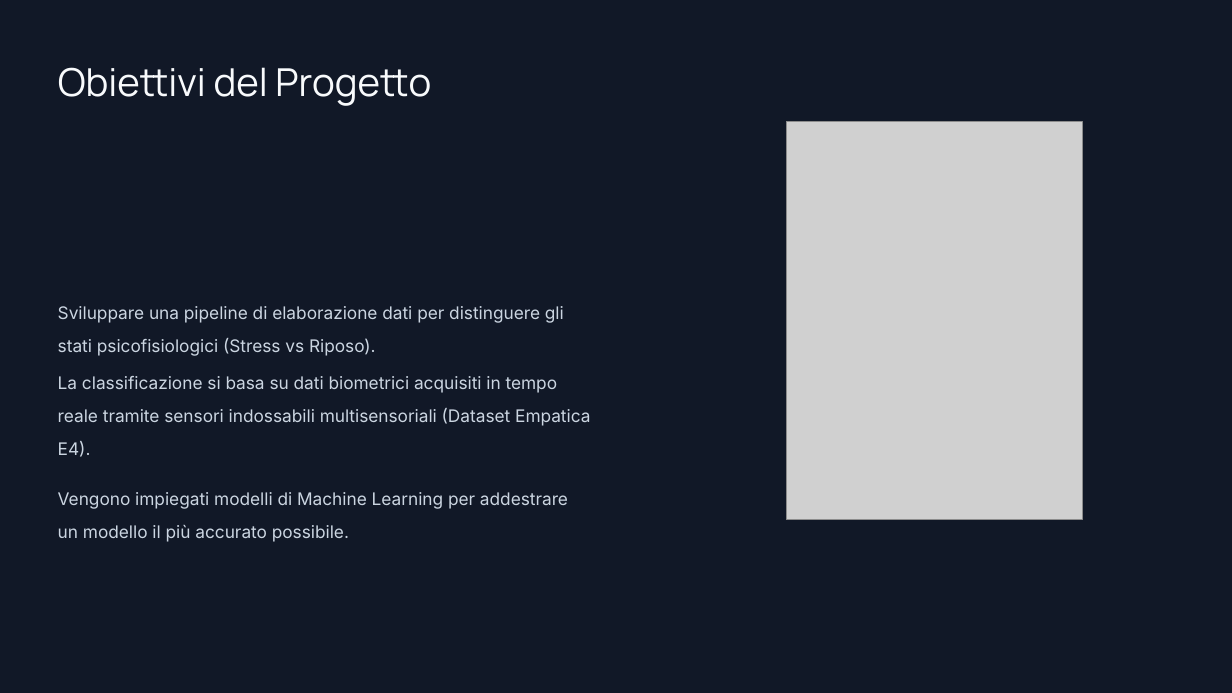
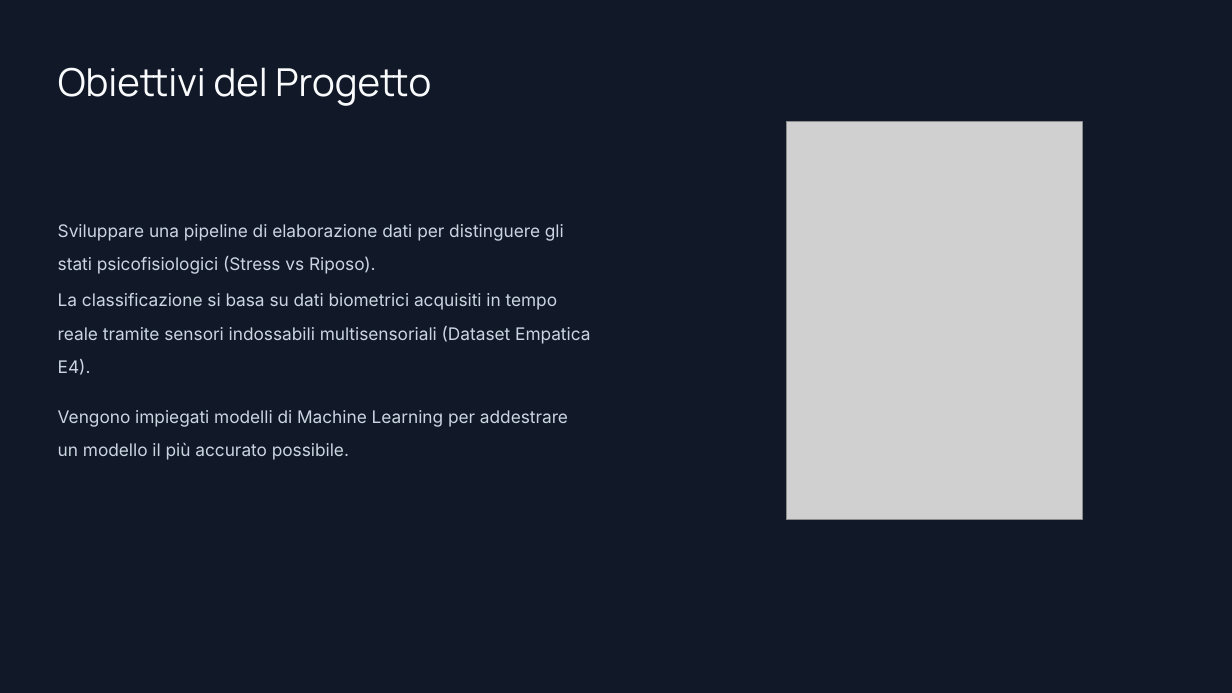
Before and after one commit to GABRYCA/ml-stress-rest, a slide deck: slide 2 of Progetto Interfacce Uomo-Macchina.pptx. Drawn at 1232x693 pixels with LibreOffice and Linux fonts; fonts in the diff are those of the drawing; grey boxes stand for pictures; background and template pictures are left out. Boxes give left, top, right and bottom in pixels: in the first picture for what was removed or moved away, otherwise in the second. Text is boxed around its words. In the diff, an @@ line names an element or a change of style, - is before the commit and + after.

```diff
--- a/Progetto Interfacce Uomo-Macchina.pptx
+++ b/Progetto Interfacce Uomo-Macchina.pptx
@@ text "Sviluppare una pipeline di elaborazione ...": place and size @@
-text "Sviluppare una pipeline di elaborazione ..." at [58, 306, 564, 356]
+text "Sviluppare una pipeline di elaborazione ..." at [58, 224, 564, 274]
@@ text "La classificazione si basa su ...": place and size @@
-text "La classificazione si basa su ..." at [58, 376, 590, 457]
+text "La classificazione si basa su ..." at [58, 293, 590, 375]
@@ text "Vengono impiegati modelli di Machine ...": place and size @@
-text "Vengono impiegati modelli di Machine ..." at [58, 492, 568, 542]
+text "Vengono impiegati modelli di Machine ..." at [58, 410, 568, 460]
```
Also in this commit, not shown: 11 other slides changed, 1 other file.
